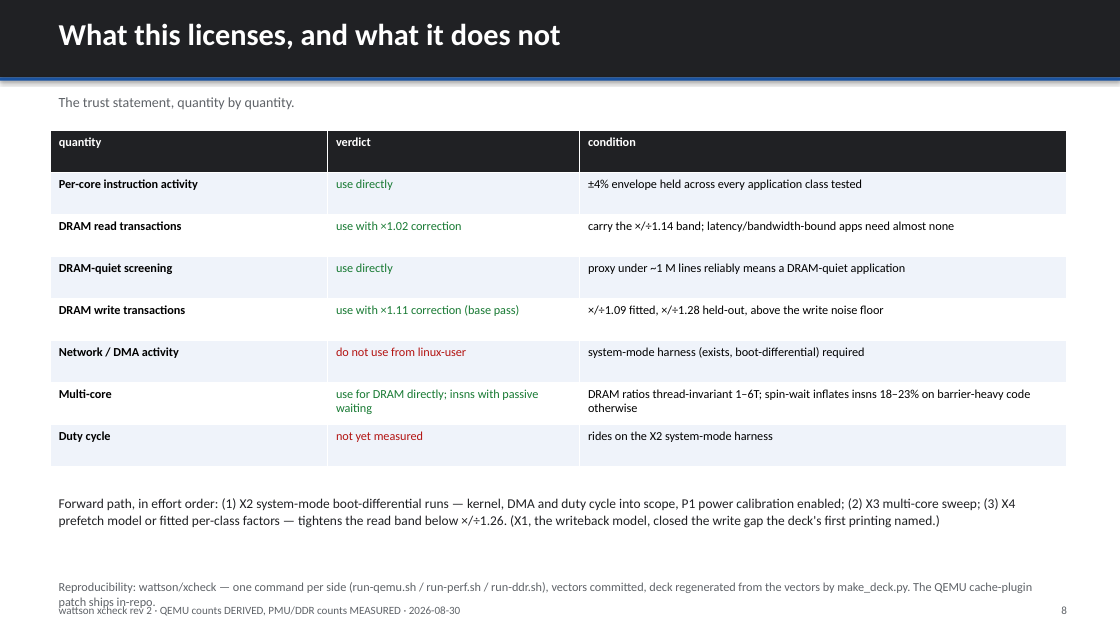
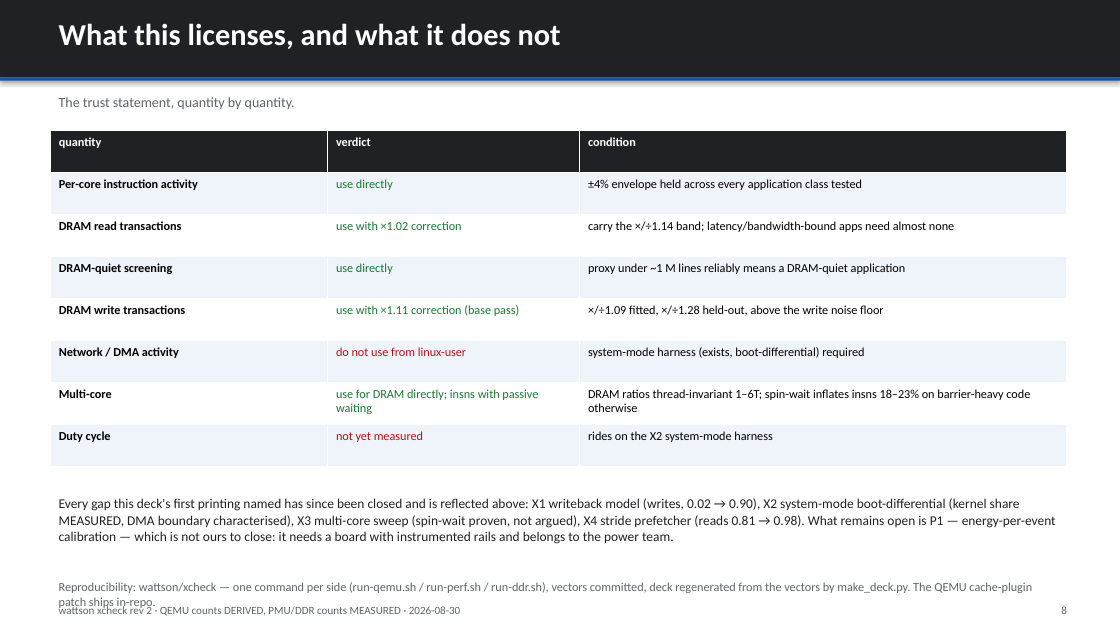
Before and after one commit to kylefoxaustin/wattson, a slide deck: slide 8 of xcheck/xcheck-correlation.pptx. Drawn at 1120x630 pixels with LibreOffice and Linux fonts; fonts in the diff are those of the drawing. Boxes give left, top, right and bottom in pixels: in the first picture for what was removed or moved away, otherwise in the second. Text is boxed around its words. In the diff, an @@ line names an element or a change of style, - is before the commit and + after.

Commit message:
the deck now concludes: yes/no on whether a user can get AFs that match silicon
The campaign presented its evidence and stopped, leaving the reader to
assemble the answer themselves. New final slide states it: YES for CPU and
DRAM activity on a non-accelerated workload, within named bands
(instructions raw, reads x1.02 +/- x/1.21, writes x1.11 +/- x/1.28,
DRAM-quiet classification); NO for accelerator compute, the kernel/DMA share
from linux-user, and anything needing a rate.

It also says why the two halves combine, which is the actual argument: DEEP
earned the corrections (14 apps, mechanism by mechanism, five hypotheses
falsified), BROAD proved they are not curve-fits (36 apps, cold). Deep alone
is a tuned demo; broad alone is a coincidence. Title slide leads with that
framing, and the same paragraph goes in the README.

Also fixes a stale slide: the 'forward path' still listed X1-X4 as future
work months after they closed. Only P1 remains open, and it is not ours --
it needs instrumented rails and belongs to the power team.

```diff
--- a/xcheck/xcheck-correlation.pptx
+++ b/xcheck/xcheck-correlation.pptx
@@ text at [59,498,1056,544]: text changed @@
-Forward path, in effort order: (1) X2 system-mode boot-differential runs — kernel, DMA and duty cycle into scope, P1 power calibration enabled; (2) X3 multi-core sweep; (3) X4 prefetch model or fitted per-class factors — tightens the read band below ×/÷1.26. (X1, the writeback model, closed the write gap the deck's first printing named.)
+Every gap this deck's first printing named has since been closed and is reflected above: X1 writeback model (writes, 0.02 → 0.90), X2 system-mode boot-differential (kernel share MEASURED, DMA boundary characterised), X3 multi-core sweep (spin-wait proven, not argued), X4 stride prefetcher (reads 0.81 → 0.98). What remains open is P1 — energy-per-event calibration — which is not ours to close: it needs a board with instrumented rails and belongs to the power team.
```
Also in this commit, not shown: 1 other slide changed, 1 slide added, 2 other files.
